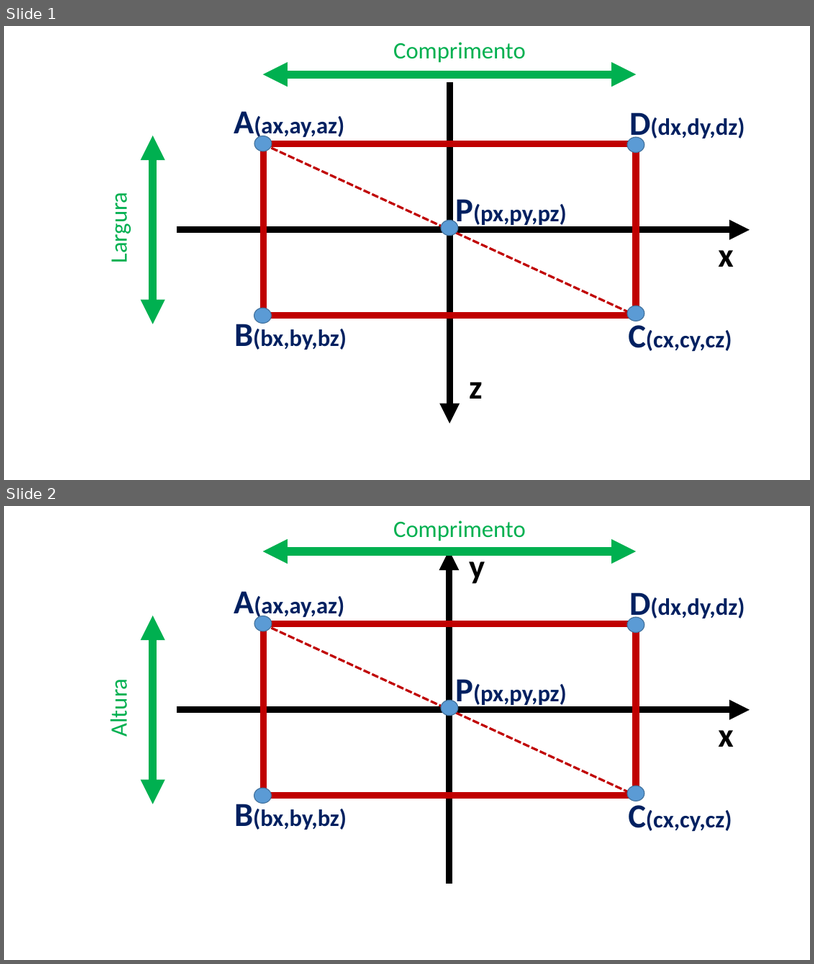
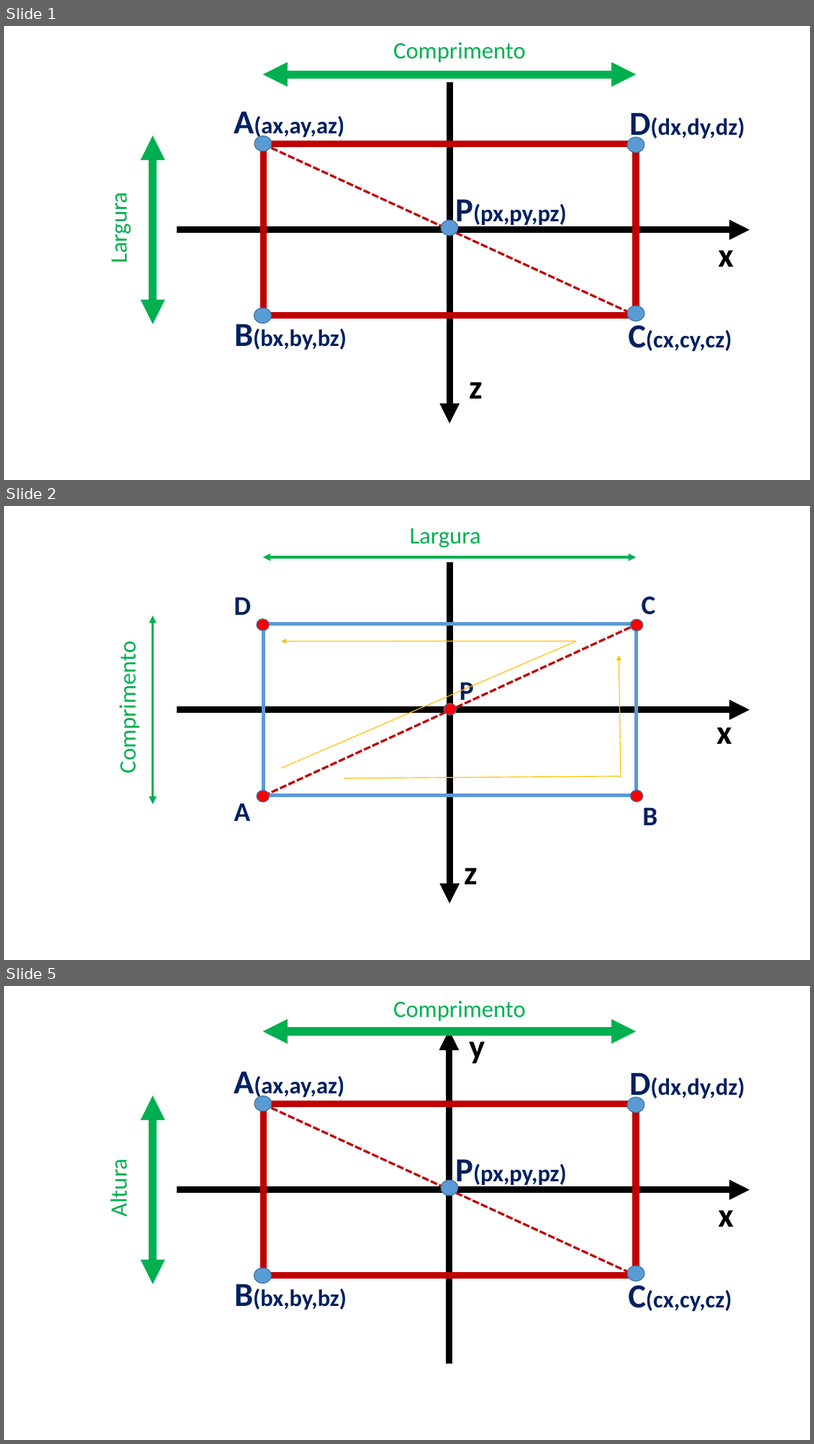
Before and after one commit to natawild/CG2017, a slide deck: TrabalhoPratico/Relatorio/imagens/Figuras_aux.pptx. Shown one above the other, each under a label of ours: slides 1 and 2 before the commit, slides 1, 2 and 5 after it; the slides between them are not shown. The pictures are 814x964 and 814x1444 pixels, drawn with LibreOffice and Linux fonts; fonts in the diff are those of the drawing. Boxes give left, top, right and bottom in pixels: in the first picture for what was removed or moved away, otherwise in the second. Text is boxed around its words. In the diff, an @@ line names an element or a change of style, - is before the commit and + after.

```diff
--- a/TrabalhoPratico/Relatorio/imagens/Figuras_aux.pptx
+++ b/TrabalhoPratico/Relatorio/imagens/Figuras_aux.pptx
@@ slide 2 added at (x1=4, y1=506, x2=810, y2=960), background #FFFFFF @@
@@ text added at (x1=410, y1=528, x2=481, y2=548), 28 pt, text #00B050 @@
+Largura
@@ double arrow added from (263, 557) to (636, 557), #00B050 3 pt @@
@@ arrow added from (450, 562) to (450, 903), #000000 8 pt @@
@@ text added at (x1=234, y1=597, x2=252, y2=615), 32 pt, text #002060, bold @@
+D
@@ text added at (x1=642, y1=596, x2=656, y2=615), 32 pt, text #002060, bold @@
+C
@@ double arrow added from (153, 615) to (153, 803), #00B050 3 pt @@
@@ ellipse added at (x1=257, y1=619, x2=270, y2=631), fill #FF0000, outline #43739E 1 pt @@
@@ rectangle added at (x1=263, y1=624, x2=637, y2=795), outline #5B9BD5 4.5 pt @@
@@ line added from (263, 795) to (636, 625), #C00000 2.75 pt dashed @@
@@ ellipse added at (x1=630, y1=619, x2=643, y2=631), fill #FF0000, outline #43739E 1 pt @@
@@ text added at (x1=113, y1=654, x2=142, y2=770), 28 pt, text #00B050 @@
+Comprimento
@@ line added from (282, 768) to (576, 641), #FFC000 1 pt @@
@@ arrow added from (576, 641) to (282, 641), #FFC000 1 pt @@
@@ arrow added from (621, 777) to (619, 656), #FFC000 1 pt @@
@@ text added at (x1=460, y1=682, x2=474, y2=707), 32 pt, text #002060, bold @@
+P
@@ arrow added from (176, 710) to (750, 710), #000000 8 pt @@
@@ ellipse added at (x1=445, y1=703, x2=457, y2=715), fill #FF0000, outline #43739E 1 pt @@
@@ text added at (x1=717, y1=716, x2=732, y2=744), 40 pt, text #000000, bold @@
+x
@@ line added from (344, 778) to (621, 776), #FFC000 1 pt @@
@@ text added at (x1=234, y1=803, x2=251, y2=821), 32 pt, text #002060, bold @@
+A
@@ ellipse added at (x1=257, y1=790, x2=270, y2=802), fill #FF0000, outline #43739E 1 pt @@
@@ ellipse added at (x1=630, y1=790, x2=643, y2=801), fill #FF0000, outline #43739E 1 pt @@
@@ text added at (x1=643, y1=807, x2=658, y2=825), 32 pt, text #002060, bold @@
+B
@@ text added at (x1=464, y1=867, x2=478, y2=884), 40 pt, text #000000, bold @@
+z
@@ what was slide 2 is now slide 5 @@
```
Also in this commit, not shown: 2 slides changed, 3 other slides added, 1 slide removed.
